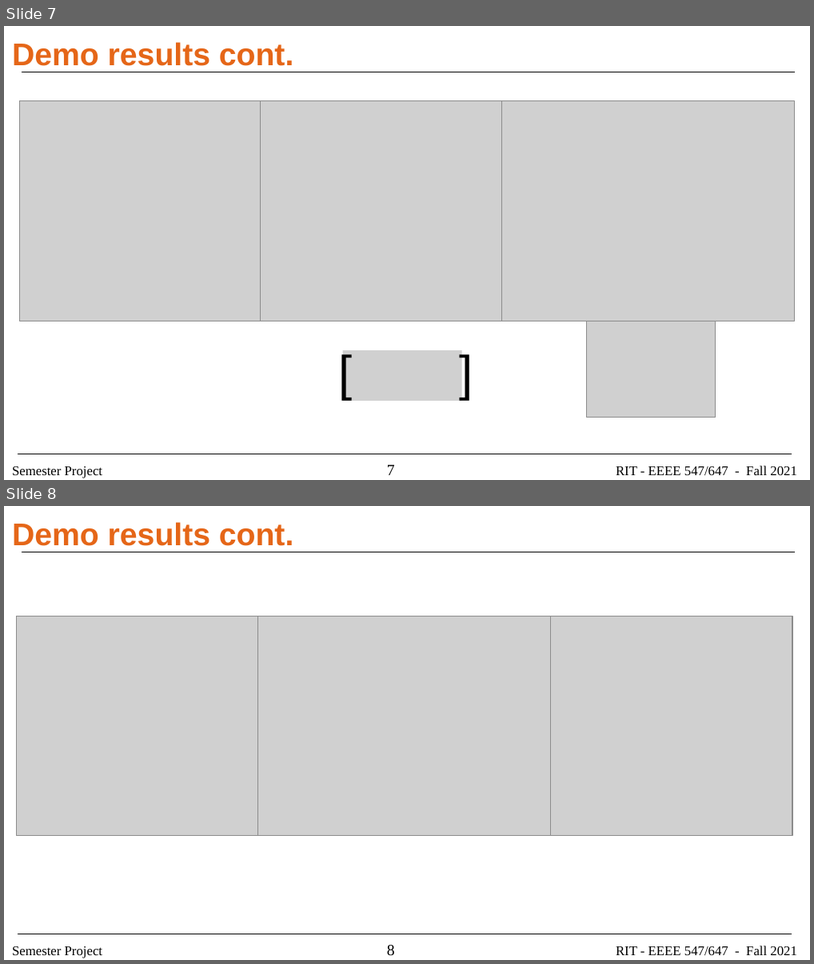
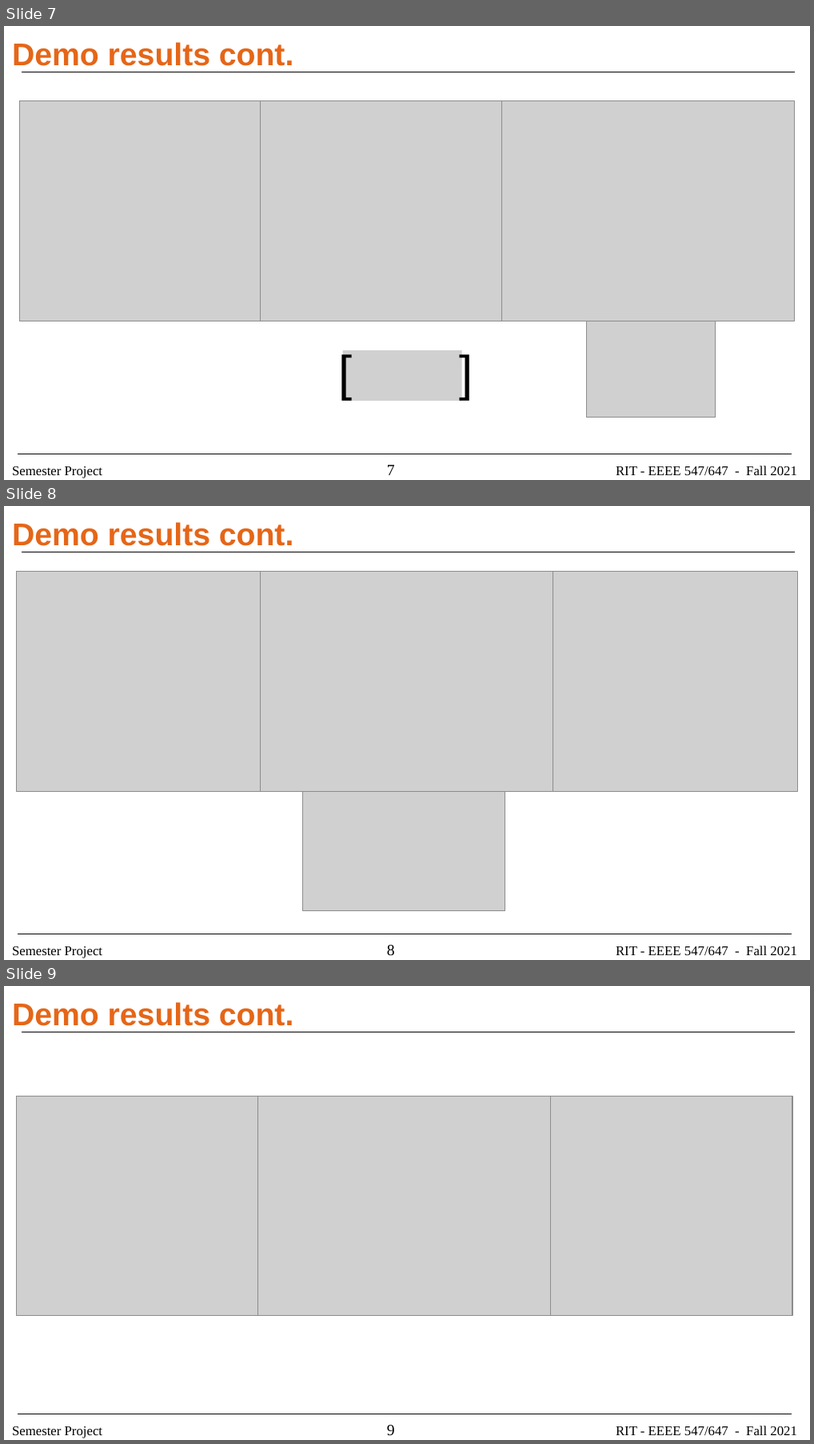
Before and after one commit to ajl3545/cnn, a slide deck: demo/demo.pptx. Shown one above the other, each under a label of ours: slides 7 and 8 before the commit, slides 7, 8 and 9 after it. The pictures are 814x964 and 814x1444 pixels, drawn with LibreOffice and Linux fonts; fonts in the diff are those of the drawing; grey boxes stand for pictures. Boxes give left, top, right and bottom in pixels: in the first picture for what was removed or moved away, otherwise in the second. Text is boxed around its words. In the diff, an @@ line names an element or a change of style, - is before the commit and + after.

Commit message:
project files added and demo slides

```diff
--- a/demo/demo.pptx
+++ b/demo/demo.pptx
@@ slide 8 added at <box>4,506,810,960</box>, background #FFFFFF; not listed: 4 template elements that a slide beside it also shows @@
@@ text added at <box>12,522,294,546</box>, 28 pt, text #E56618, bold @@
+Demo results cont.
@@ picture added at <box>16,572,309,791</box> @@
@@ picture added at <box>261,572,553,791</box> @@
@@ picture added at <box>506,572,798,791</box> @@
@@ picture added at <box>303,792,506,911</box> @@
@@ what was slide 8 is now slide 9 @@
@@ page number at <box>387,1424,395,1436</box>: text changed @@
-8
+9
```
Also in this commit, not shown: 4 slides changed, 11 other files.
